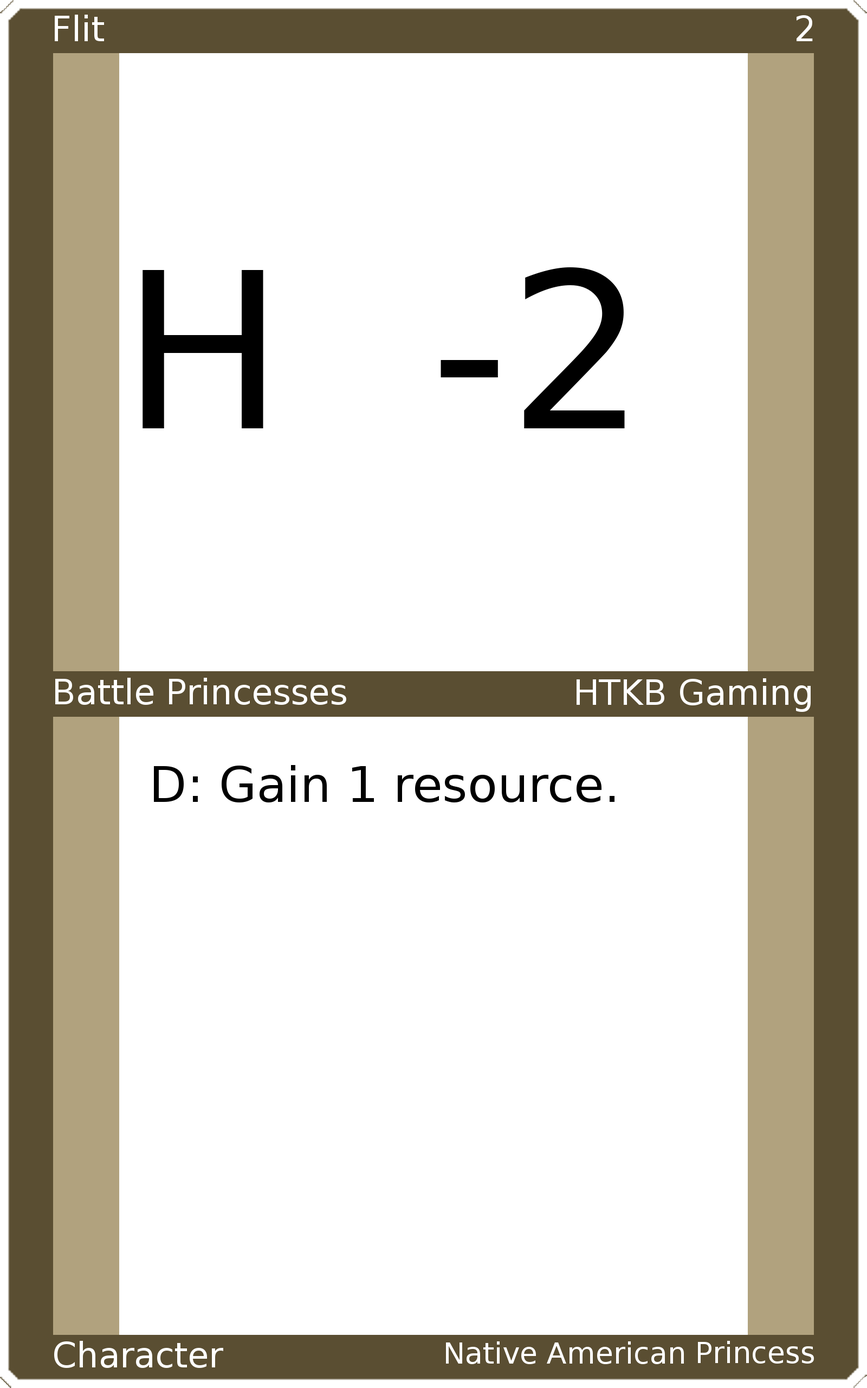
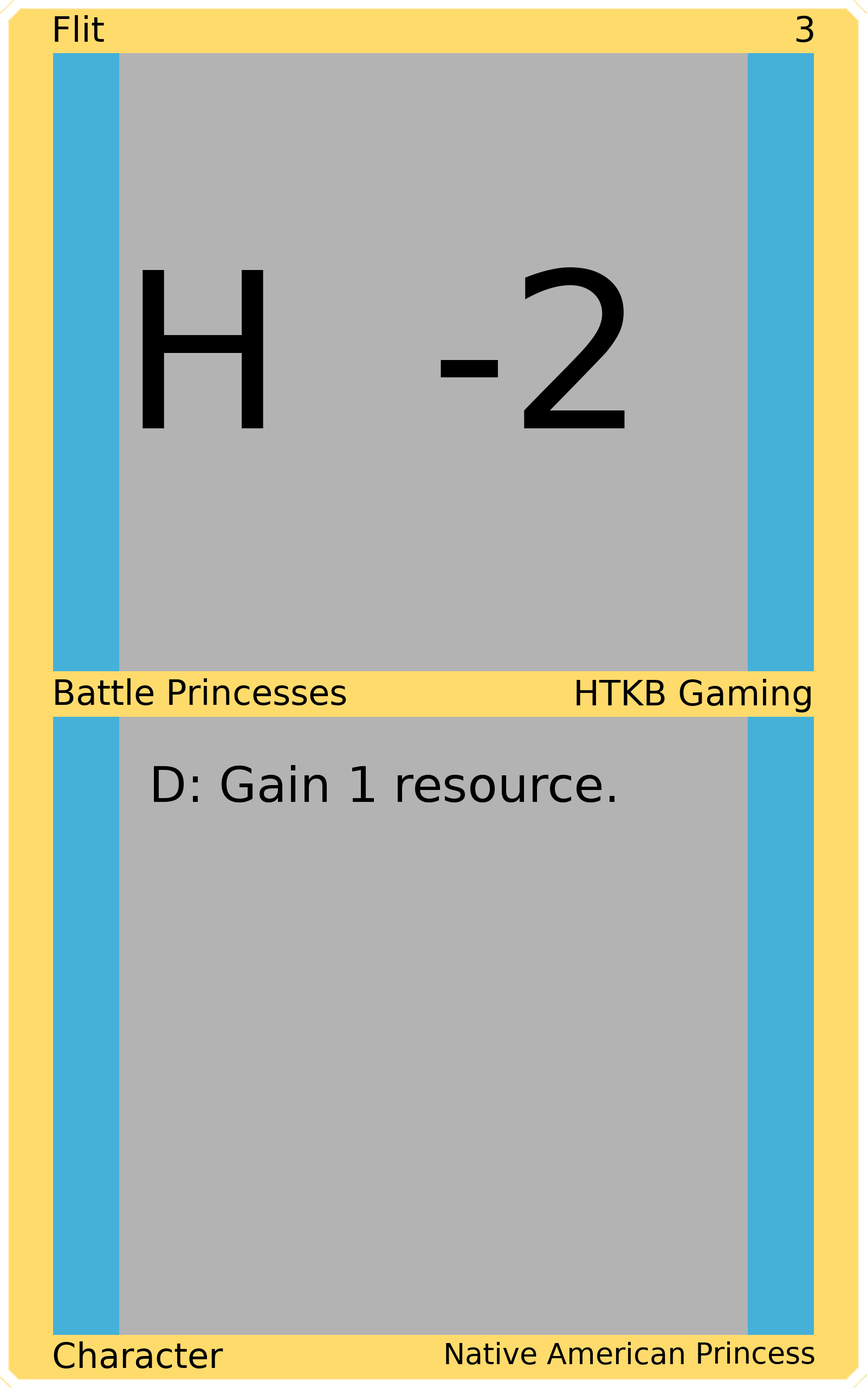
Comparing the layer stacks of the two (867, 1388) images. Changes:
painted on "Upper Left" over [54, 14, 105, 42]
painted on "Upper Right" over [796, 15, 814, 43]
painted on "Mid Left" over [55, 677, 347, 706]
painted on "Mid Right" over [576, 678, 811, 713]
painted on "Bottom Left" over [53, 1340, 224, 1369]
painted on "Bottom Right" over [446, 1340, 815, 1365]
painted on "Border" over [0, 0, 867, 1388]
painted on "Top Background" over [119, 52, 748, 673]
painted on "Bottom Background" over [119, 715, 748, 1336]
painted on "Background" over [35, 35, 832, 1352]
